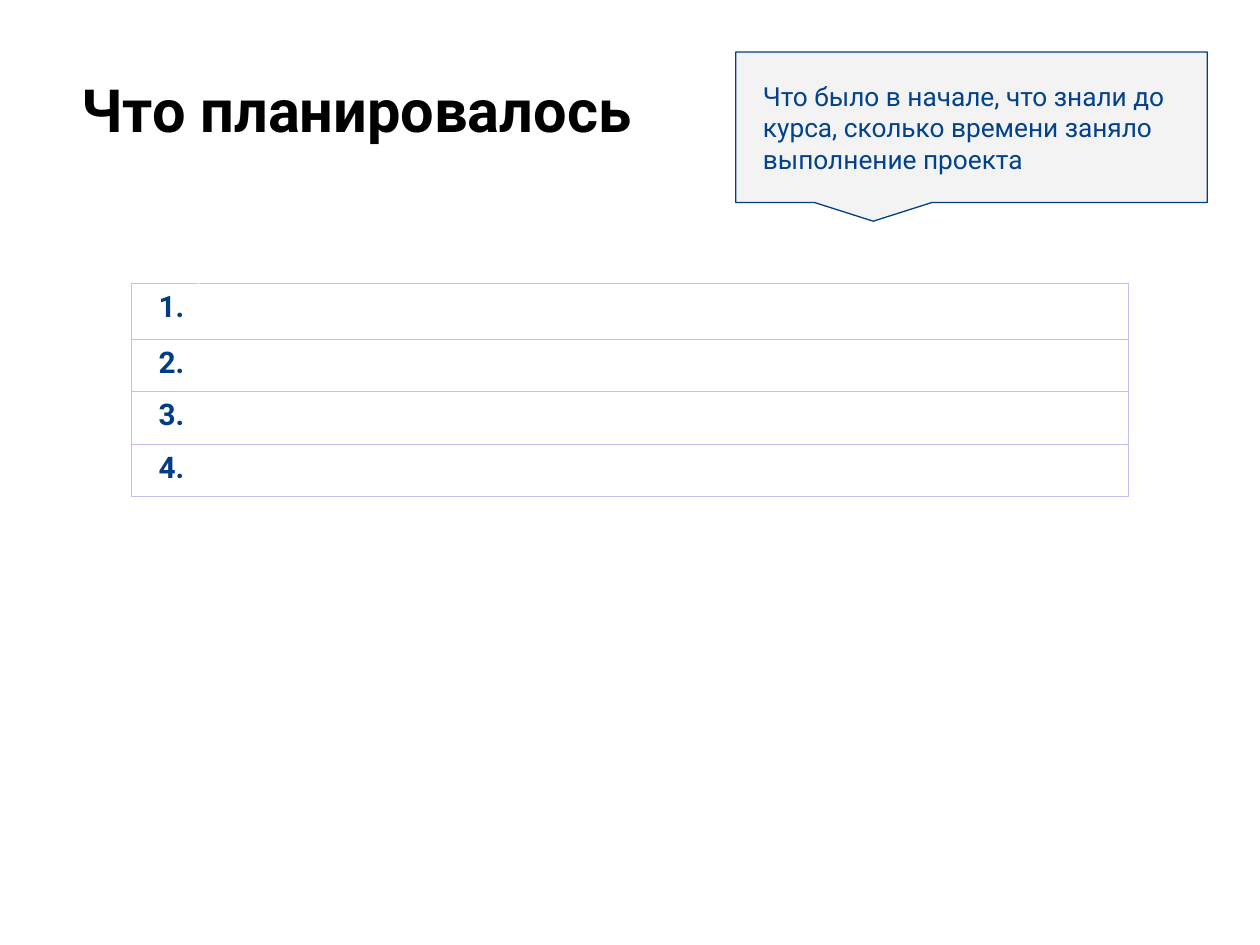
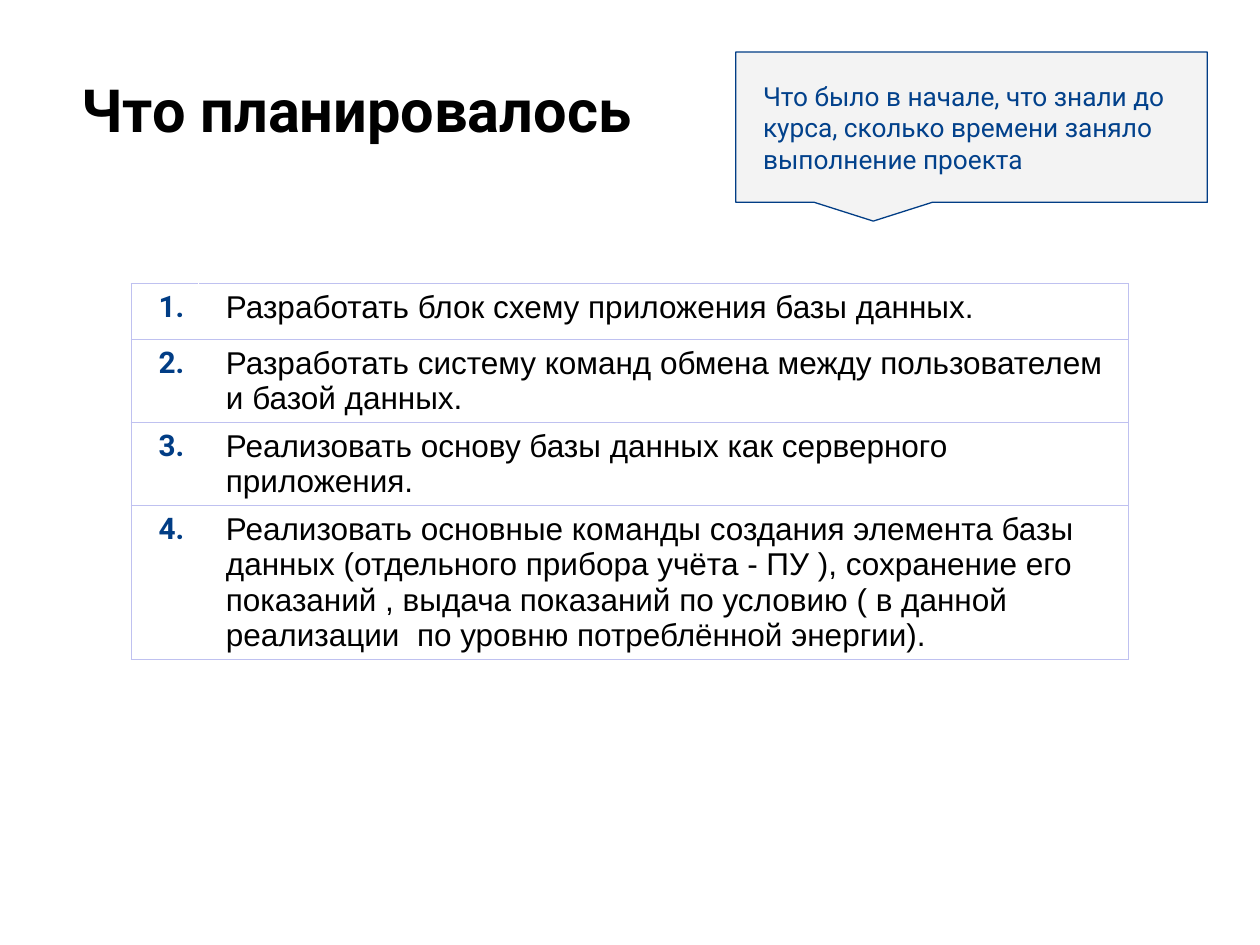
Before and after one commit to otus-learn-ivan/final_project_task, a slide deck: slide 6 of Защита проекта.pptx. Drawn at 1260x945 pixels with LibreOffice and Linux fonts; fonts in the diff are those of the drawing; background and template pictures are left out. Boxes give left, top, right and bottom in pixels: in the first picture for what was removed or moved away, otherwise in the second. Text is boxed around its words. In the diff, an @@ line names an element or a change of style, - is before the commit and + after.

```diff
--- a/Защита проекта.pptx
+++ b/Защита проекта.pptx
@@ table at (x1=131, y1=284, x2=1129, y2=656) @@
-row 1, column 2: 
+row 1, column 2: Разработать блок схему приложения базы данных.
-row 2, column 2: 
+row 2, column 2: Разработать систему команд обмена между пользователем и базой данных.
-row 3, column 2: 
+row 3, column 2: Реализовать основу базы данных как серверного приложения.
-row 4, column 2: 
+row 4, column 2: Реализовать основные команды создания элемента базы данных (отдельного прибора учёта - ПУ ), сохранение его показаний , выдача показаний по условию ( в данной реализации по уровню потреблённой энергии).
```
Also in this commit, not shown: 2 other slides changed, 1 slide added, 1 slide removed.
